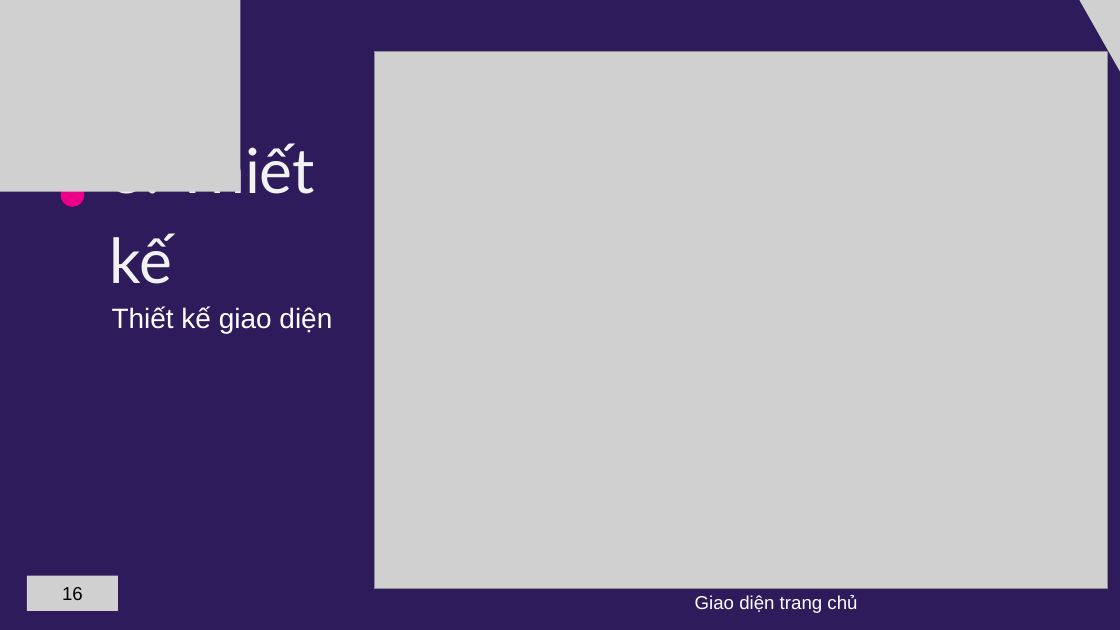
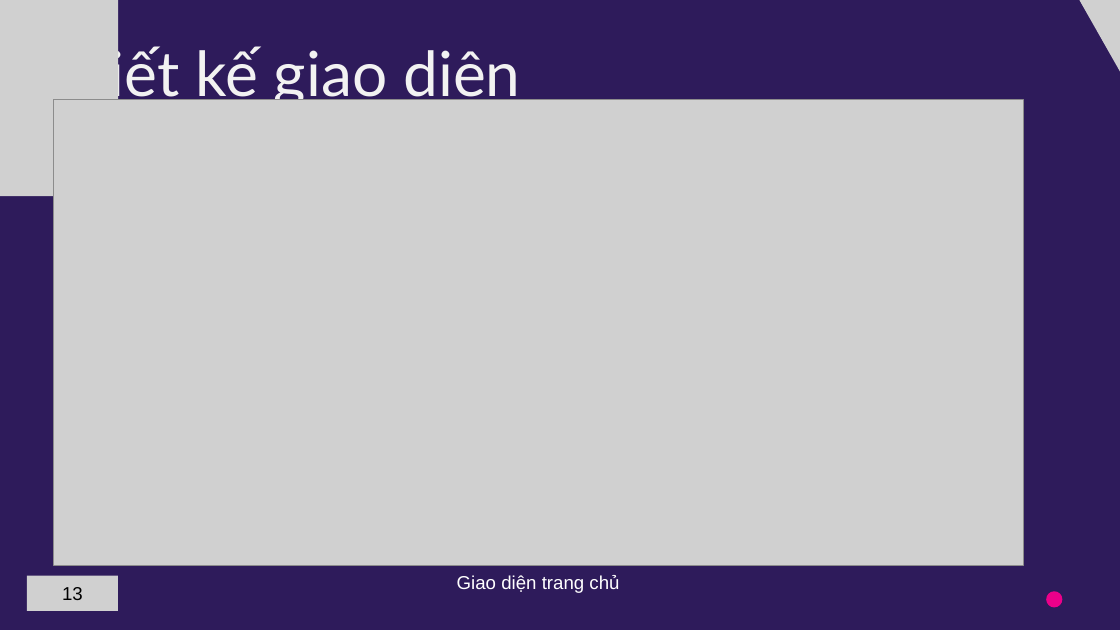
Before and after one commit to B2012257/lvtn_indieGameForum, a slide deck: slide 17 of docs/gameIndiePPT.pptx (slide 16 before the commit). Drawn at 1120x630 pixels with LibreOffice and Linux fonts; fonts in the diff are those of the drawing; grey boxes stand for pictures. Boxes give left, top, right and bottom in pixels: in the first picture for what was removed or moved away, otherwise in the second. Text is boxed around its words. In the diff, an @@ line names an element or a change of style, - is before the commit and + after.

```diff
--- a/docs/gameIndiePPT.pptx
+++ b/docs/gameIndiePPT.pptx
@@ picture resized from (x1=0, y1=0, x2=240, y2=192) to (x1=0, y1=0, x2=118, y2=196) @@
@@ text at (x1=39, y1=42, x2=520, y2=108): text changed @@
-3. Thiết kế
+Thiết kế giao diện
@@ picture resized from (x1=374, y1=52, x2=1107, y2=589) to (x1=53, y1=100, x2=1023, y2=565) @@
@@ freeform shape removed at (x1=60, y1=183, x2=85, y2=207) @@
@@ text removed at (x1=112, y1=306, x2=332, y2=333) @@
-Thiết kế giao diện
@@ text "Giao diện trang chủ" moved from (x1=695, y1=595, x2=857, y2=613) to (x1=457, y1=575, x2=619, y2=593) @@
@@ text at (x1=62, y1=587, x2=83, y2=600): text changed @@
-16
+13
@@ freeform shape added at (x1=1046, y1=591, x2=1062, y2=608), fill #EC008A @@
```
Also in this commit, not shown: 22 other slides changed, 2 slides added, 32 other files.
